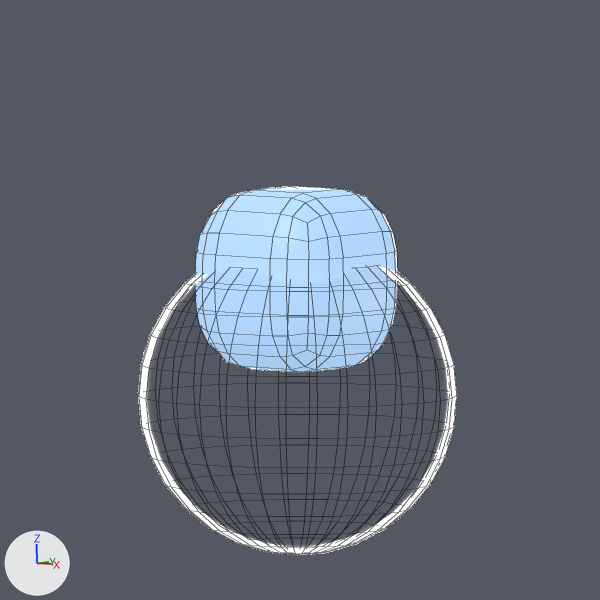
Two versions of the Blender file Art/Models/GoonFire/WaterGoon.blend, one commit apart.
Before and after are seen from the file's camera 'Camera.001'. Arrows for +X, +Y and +Z are at lower left; the lights stay in place. Mesh edges are drawn as thin lines.
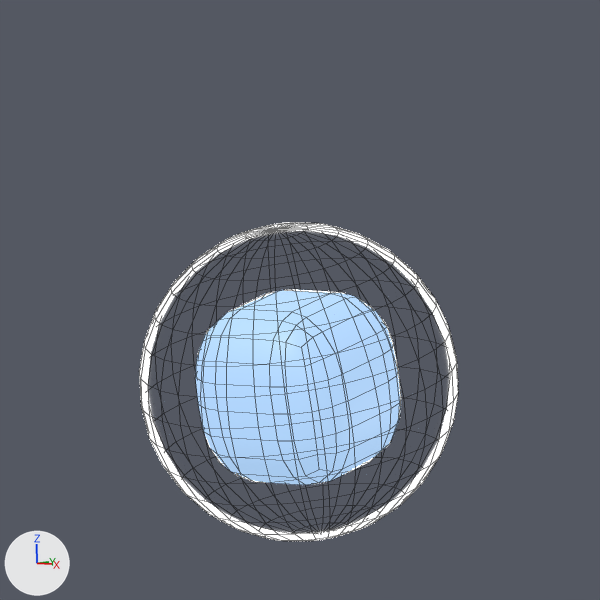
What differs and where, as boxes [x1, y1, x2, y2] in the pictures (600 x 600 px):
'Sphere', reshaped, moved, turned: before [138, 267, 457, 555]; after [139, 223, 458, 541]
'Circle.001', deleted: before [195, 186, 398, 372]
part 1 of me_sphere, added: after [195, 289, 401, 485]

Diff of the bpy script that builds the scene:
```diff
--- a/Art/Models/GoonFire/WaterGoon.blend.py
+++ b/Art/Models/GoonFire/WaterGoon.blend.py
@@ me_sphere @@
 # used by ob_sphere; location = (0.0, 0.0, 0.763)
-me_sphere.from_pydata(...)  # 482 vertices, 512 faces; spans x -0.723..0.723, y -0.723..0.723, z -0.723..0.723
+me_sphere.from_pydata(...)  # 686 vertices, 684 faces; spans x -0.723..0.723, y -0.723..0.723, z -0.723..0.723
+# me_sphere part 1: a new loose piece of 172 vertices spanning x -0.395..0.398, y -0.407..0.386, z -0.428..0.384, in mat_iceglass
 me_sphere.materials.append(mat_fresnel)
+me_sphere.materials.append(mat_eyes)  # white #e7e7e7
+me_sphere.materials.append(mat_iceglass)
@@ ob_circle_001 @@
-ob_circle_001 = bpy.data.objects.new('Circle.001', me_circle_001)
-ob_circle_001.location = (0.002, -0.01, 1.147)
@@ ob_sphere @@
 ob_sphere = bpy.data.objects.new('Sphere', me_sphere)
-ob_sphere.location = (0.0, 0.0, 0.763)
+ob_sphere.location = (-0.001, 0.01, 0.824)
+ob_sphere.rotation_euler = (0.231, 0.0, 0.0)  # degrees (13, 0, 0)
```
